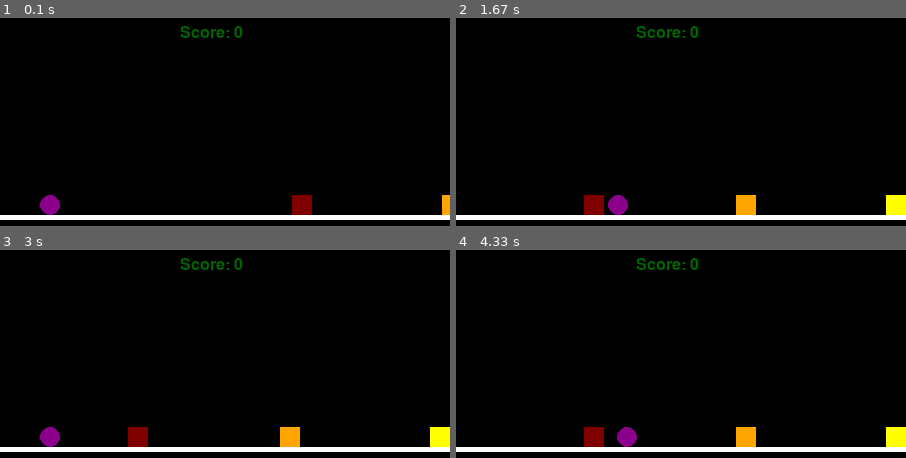
Above: before the commit, frames 1-4 (two rows, left to right).
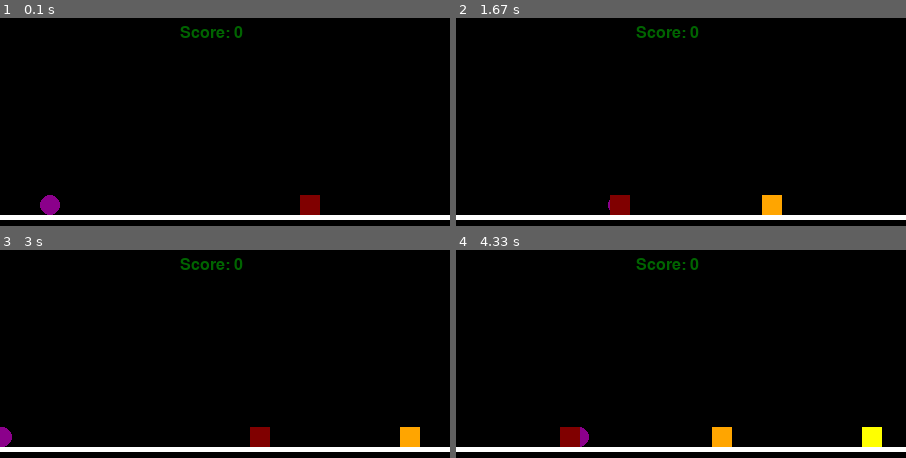
Above: after the commit, the same moments.

Repository: Al3x1sCS/PyGameTests
Game: pygame game, started from PyGameTests.py
Same seed, same stepped clock (60 frames per second), same inputs: the game is played once before the commit and once after it.
Inputs:
- Up to frame 1 (0.1 s): no input
- Up to frame 2 (1.67 s): hold D 0.33-0.8 s; hold W 0.83-1.13 s; hold D 1.17-1.63 s
- Up to frame 3 (3 s): hold A 1.67-2.2 s; hold A 2.57-2.97 s
- Up to frame 4 (4.33 s): hold W 3-3.37 s; hold D 3.4-4.03 s; hold S from 4.07 s (still down)

The runs differ from the first frame. In frame 1, 0.5% of the frame differs, in the area x 64-100%, y 85-95%; in frame 2, 2.1%; in frame 3, 2.7%; in frame 4, 3.0%, in the area x 23-100%, y 85-95%.

Commit message:
Feat: Adicionando reset no jogo. Foi adicionado mecânica para reiniciar o jogo.
- Agora quando o jogado colide com um obstaculo
o jogo é reiniciado, o score é zerado e os
obstaculos voltam a sueus lugares de origem.

Diff:
--- a/PyGameTests.py
+++ b/PyGameTests.py
@@ -28,7 +28,7 @@
 gravity = 1
 obstacles = [300, 450, 600]
 obstacles_speed = 2
-active = True
+active = False
 
 # Mark: Loop Principal
 # Enquanto o jogo estiver rodando
@@ -49,8 +49,15 @@
         if event.type == pygame.KEYDOWN:
             if event.key == pygame.K_ESCAPE:
                 running = False
+        if event.type == pygame.KEYDOWN and not active:
+            if event.key == pygame.K_w or event.key == pygame.K_d or event.key == pygame.K_a:
+                obstacles = [300, 450, 600]
+                player_x = 50
+                score = 0
+                active = True
+
         # Teclas A, W, S, D
-        if event.type == pygame.KEYDOWN:
+        if event.type == pygame.KEYDOWN and active:
             if event.key == pygame.K_w and y_change == 0:
                 y_change = 18
             if event.key == pygame.K_d:
@@ -67,7 +74,7 @@
                 x_change = 0
             if event.key == pygame.K_s:
                 x_change = 0
-
+    # adiciona velocidade PARA cara Obstaculo no jogo e os coloca de forma randomica
     for i in range(len(obstacles)):
         if active:
             obstacles[i] -= obstacles_speed
